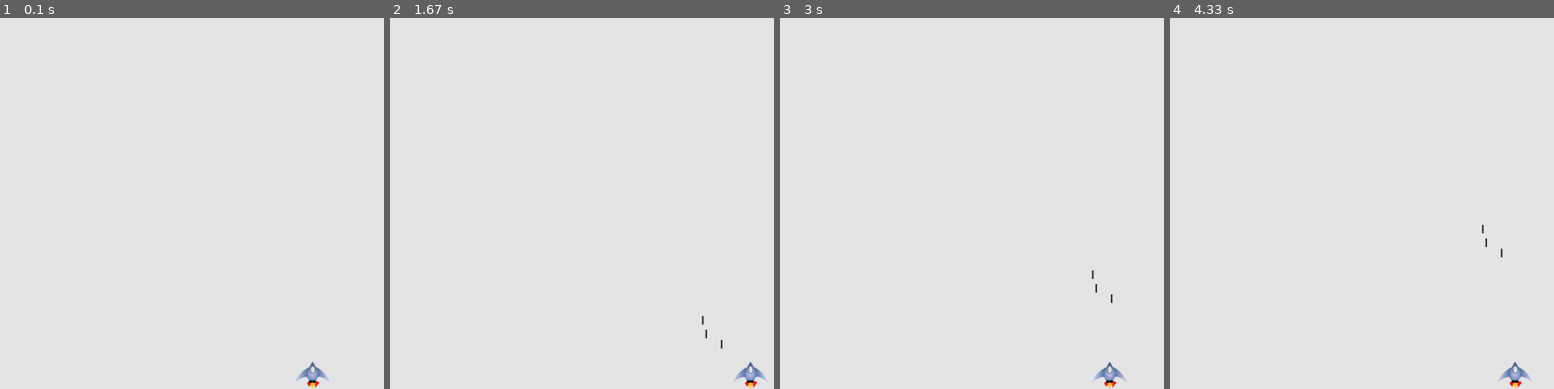
Above: before the commit, frames 1-4 (left to right).
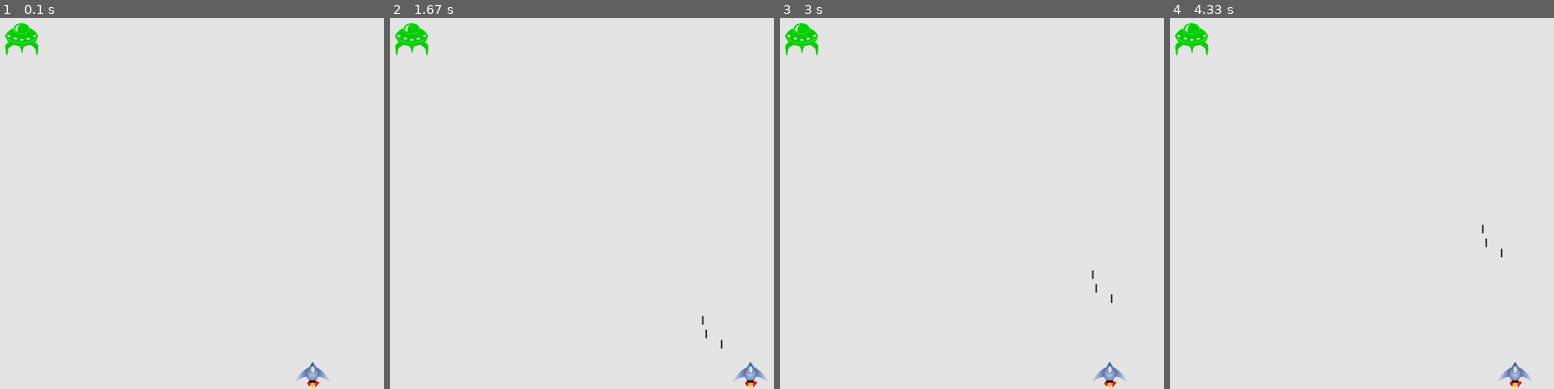
Above: after the commit, the same moments.

Repository: DenisLamalis/cours-python
Game: pygame game, started from pcc-work/12-a-ship-that-fires-bullets/alien_invasion.py
Same seed, same stepped clock (60 frames per second), same inputs: the game is played once before the commit and once after it.
Inputs:
- Up to frame 1 (0.1 s): no input
- Up to frame 2 (1.67 s): tap Space at 0.33, 0.73, 1.03, 1.23, 1.53 s; hold Right 0.67-1.13 s; hold Right 1.17-1.63 s
- Up to frame 3 (3 s): hold Left 1.67-2.2 s; tap Space at 1.73, 2.03, 2.3, 2.6, 2.73 s; hold Left 2.23-2.63 s; hold Right from 2.67 s (still down)
- Up to frame 4 (4.33 s): tap Space at 3.03, 3.4, 3.7, 3.9, 4.2 s; release Right at 3.3 s; hold Left 3.33-3.8 s; hold Right 3.83-4.3 s

The runs differ from the first frame. In frame 1, 0.5% of the frame differs, in the area x 1-11%, y 1-11%; in frame 2, 0.5%; in frame 3, 0.5%; in frame 4, 0.5%.

Commit message:
pcc13 in progress creating a instance of the alien

Diff:
--- a/pcc-work/12-a-ship-that-fires-bullets/alien_invasion.py
+++ b/pcc-work/12-a-ship-that-fires-bullets/alien_invasion.py
@@ -4,6 +4,7 @@
 from settings import Settings
 from ship import Ship
 from bullet import Bullet
+from alien import Alien
 
 class AlienInvasion:
     """Overall class to manage game assets and behavior """
@@ -23,6 +24,9 @@
 
         self.ship = Ship(self)
         self.bullets = pygame.sprite.Group()
+        self.aliens = pygame.sprite.Group()
+
+        self._create_fleet()
 
     def run_game(self):
         """ Start the main loop for the game. """
@@ -88,9 +92,17 @@
         self.ship.blitme()
         for bullet in self.bullets.sprites():
             bullet.draw_bullet()
+        self.aliens.draw(self.screen)
 
         # Make the most recently drawn screen visible
         pygame.display.flip()
+
+    def _create_fleet(self):
+        """ create the fleet of aliens """
+
+        # make a alien
+        alien = Alien(self)
+        self.aliens.add(alien)
 
 if __name__ == '__main__':
     # Make a game instance, and run the game
